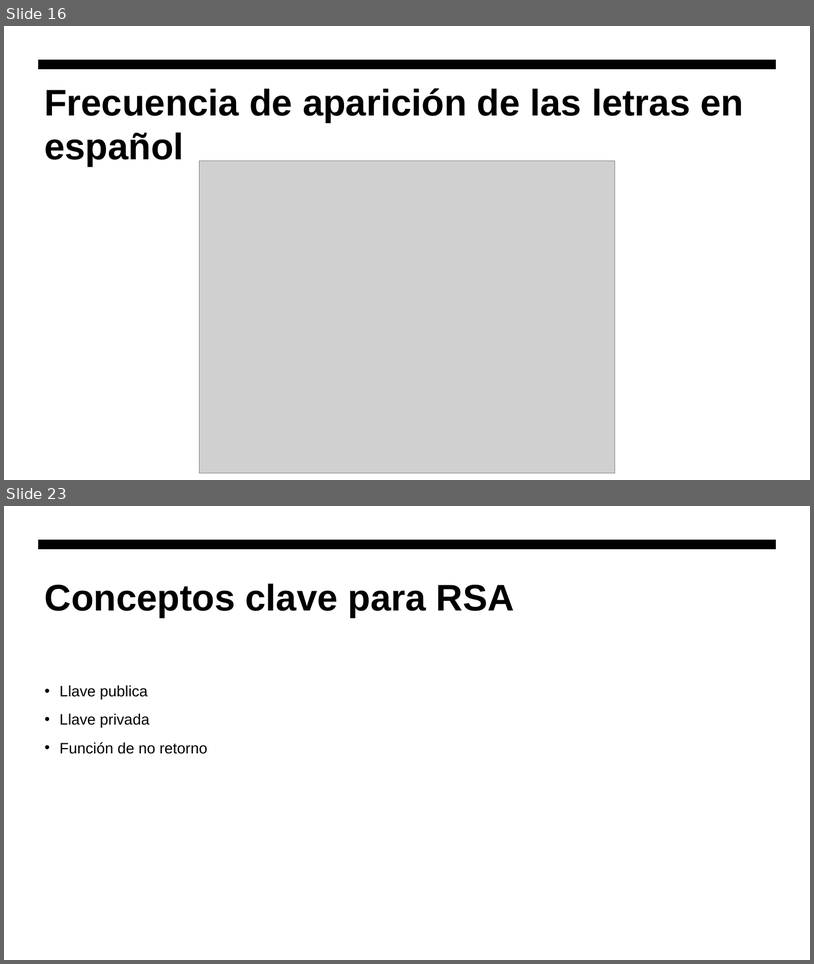
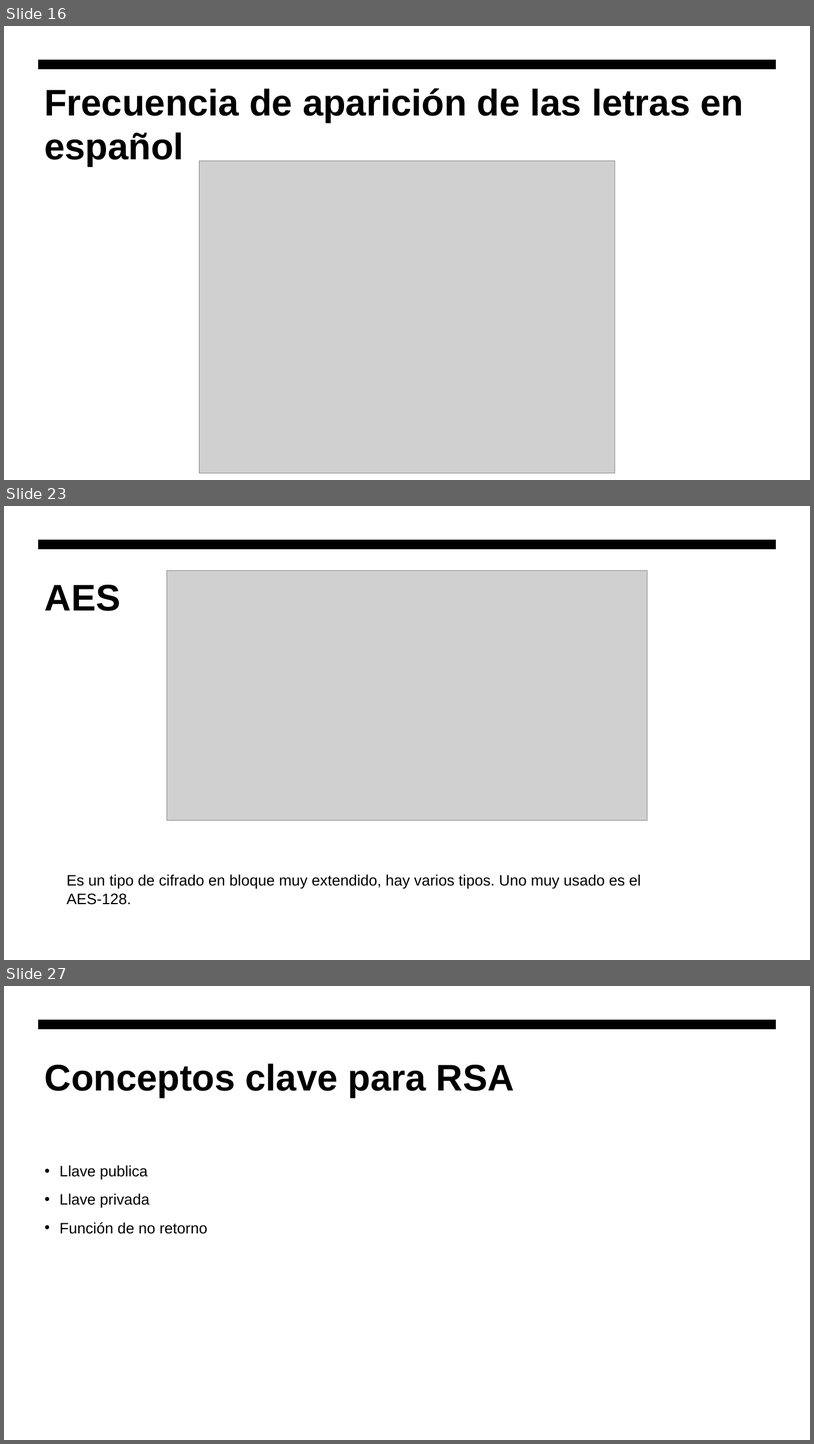
Before and after one commit to hombrefrustrado/criptografia-presentaci-n, a slide deck: criptografía teorica.pptx. Shown one above the other, each under a label of ours: slides 16 and 23 before the commit, slides 16, 23 and 27 after it; the slides between them are not shown. The pictures are 814x964 and 814x1444 pixels, drawn with LibreOffice and Linux fonts; fonts in the diff are those of the drawing; grey boxes stand for pictures. Boxes give left, top, right and bottom in pixels: in the first picture for what was removed or moved away, otherwise in the second. Text is boxed around its words. In the diff, an @@ line names an element or a change of style, - is before the commit and + after.

```diff
--- a/criptografía teorica.pptx
+++ b/criptografía teorica.pptx
@@ slide 23 added at [4,506,810,960], background #FFFFFF; not listed: 1 template element that a slide beside it also shows @@
@@ picture added at [167,571,648,820] @@
@@ title added at [45,585,121,611], 44 pt, text #000000, bold @@
+AES
@@ text added at [66,874,641,904], 18 pt, text #000000 @@
+Es un tipo de cifrado en bloque muy extendido, hay varios tipos. Uno muy usado es el AES-128.
@@ what was slide 23 is now slide 27 @@
```
Also in this commit, not shown: 11 slides changed, 8 other slides added, 3 slides removed, 3 other files.
